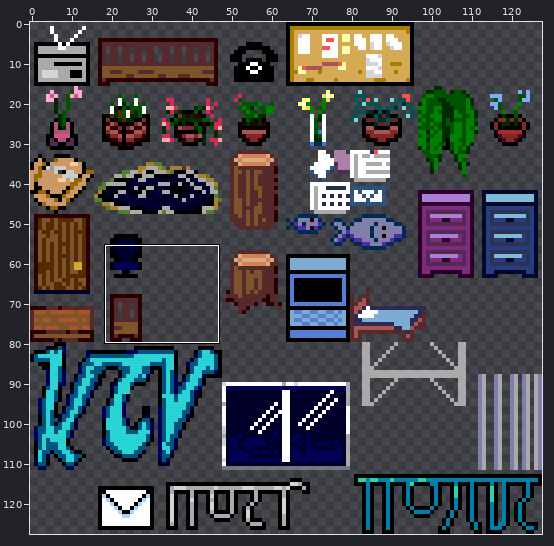
Two versions of one sprite sheet, sprites/world/building/spr_decor.png. Above, an overview of the earlier version with the close-up marked.
Close-up. The starting point:
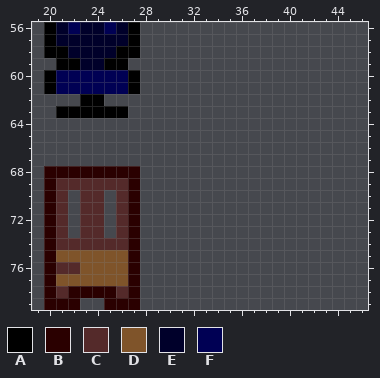
The file is 128x128 pixels. Shown: x 19..46, y 56..79.
Palette (. is transparent): A #000000  B #2a0000  C #542a2a  D #7f542a  E #00002a  F #000054
Pixels before, first column x 20:
56 AEFEEFEA
57 AEEEEEEA
58 AAEEEEAA
59 .AAEEAA.
60 AFFFFFFA
61 AFFFFFFA
62 ...AA...
63 .AAAAAA.
64 ........
65 ........
66 ........
67 ........
68 BBBBBBBB
69 BCCCCCCB
70 BC.CC.CB
71 BC.CC.CB
72 BC.CC.CB
73 BC.CC.CB
74 BCCCCCCB
75 BDDDDDDB
76 BCCDDDDB
77 BDDDDDDB
78 BCBBBBCB
79 BBB..BBB
Once edited:
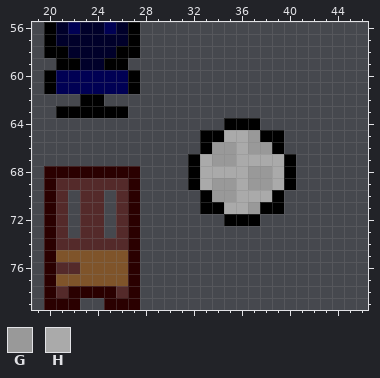
Colours new in this view: G #999999  H #aaaaaa
Changes in this commit:
Changed rows in their new state; - is an unchanged pixel.
first column x 32:
64 ---AAA---
65 -AAHHGAA-
66 -AGGHGGA-
67 AHGGHHHHA
68 AHHHHGGHA
69 AHGGHGGHA
70 -AGGHHHA-
71 -AAHHGAA-
72 ---AAA---
